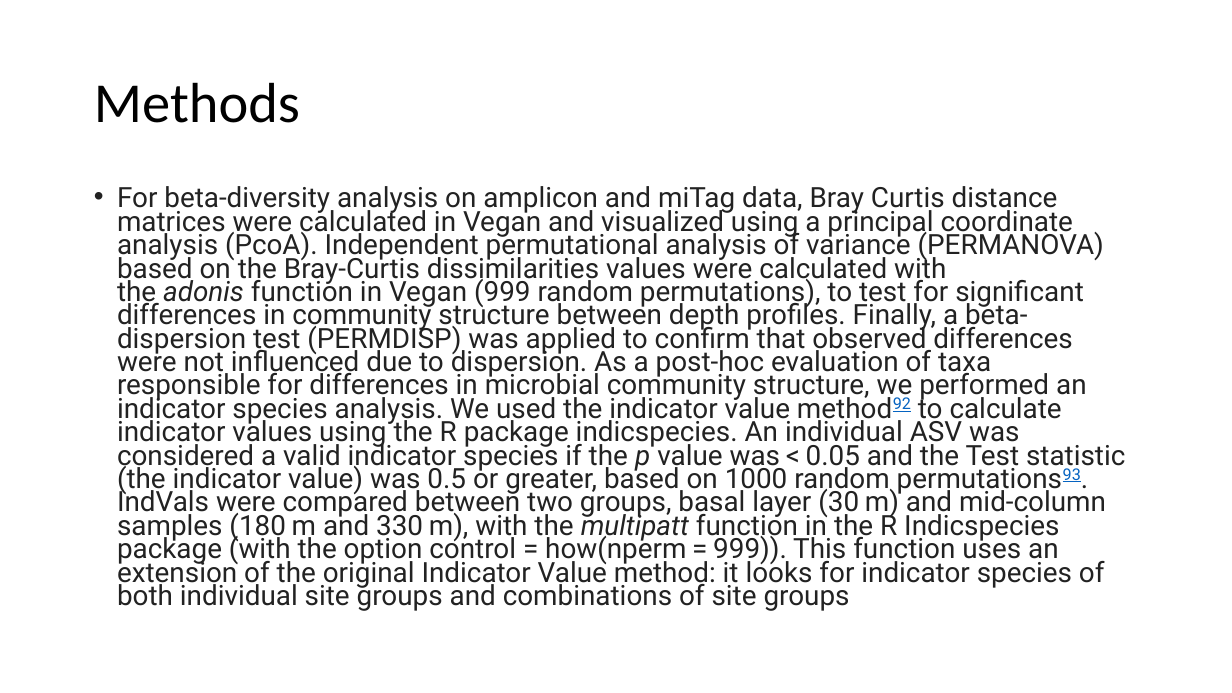
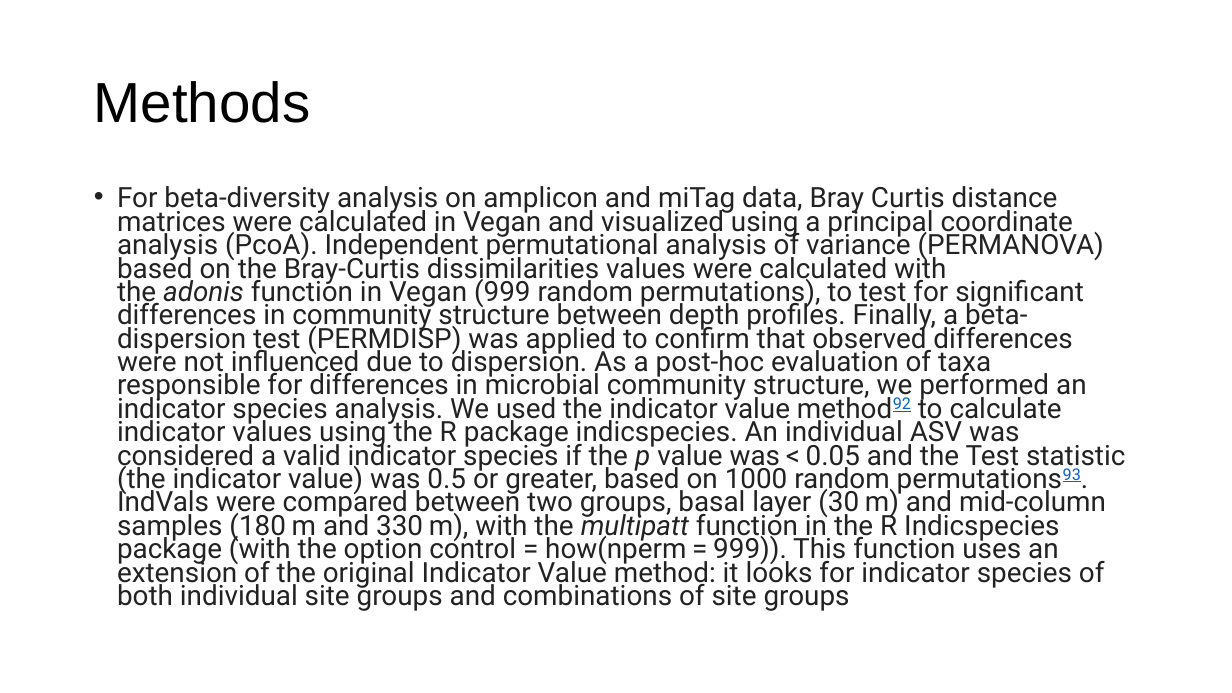
Before and after one commit to sierra-uga/ARTEMIS_MS_Project, a slide deck: slide 14 of final_graphics/ACTUAL_final_graphics/main_fig_pngs/MS_Presentation.pptx (slide 2 before the commit). Drawn at 1232x693 pixels with LibreOffice and Linux fonts; fonts in the diff are those of the drawing. Boxes give left, top, right and bottom in pixels: in the first picture for what was removed or moved away, otherwise in the second. Text is boxed around its words. In the diff, an @@ line names an element or a change of style, - is before the commit and + after.

```diff
--- a/final_graphics/ACTUAL_final_graphics/main_fig_pngs/MS_Presentation.pptx
+++ b/final_graphics/ACTUAL_final_graphics/main_fig_pngs/MS_Presentation.pptx
@@ title "Methods" at bbox=[94, 81, 310, 123]: font Calibri to Arial @@
```
Also in this commit, not shown: 23 slides added, 6 other files.
